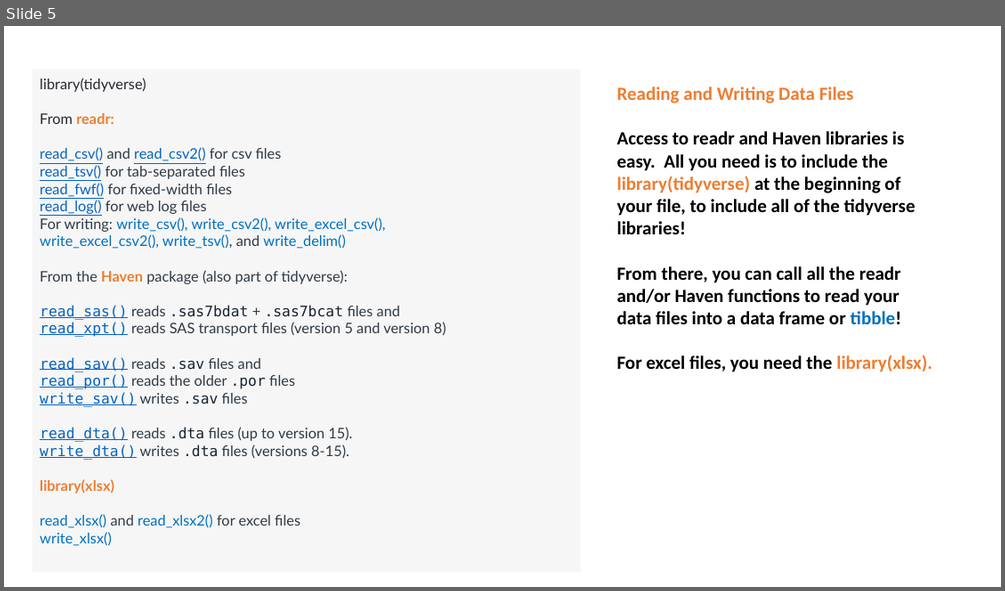
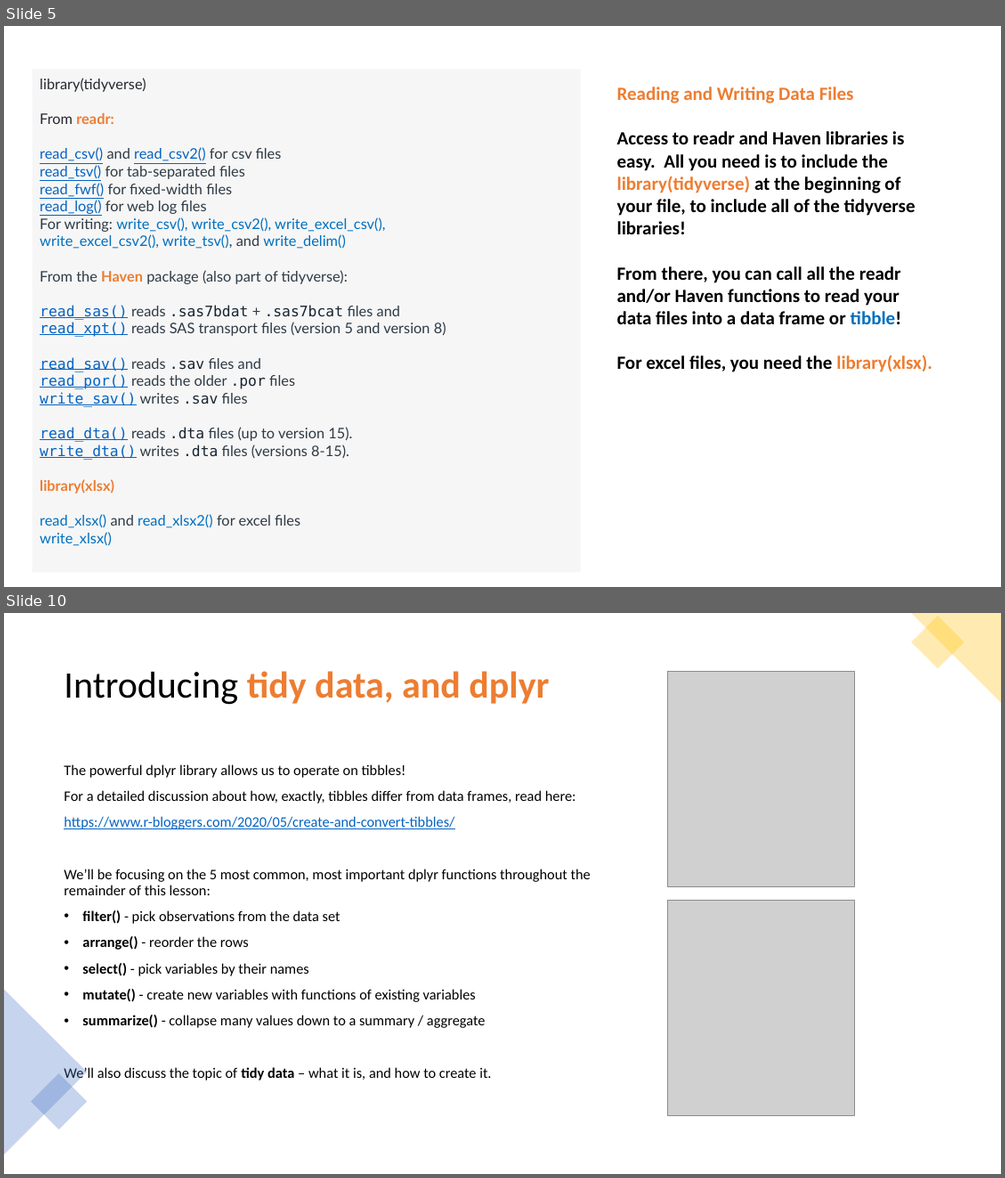
Before and after one commit to krashr-ds/R-cs-course, a slide deck: Lesson 6 - Reading and Wrangling Data with Tidyverse.pptx. Shown one above the other, each under a label of ours: slide 5 before the commit, slides 5 and 10 after it; the slides between them are not shown. The pictures are 1005x591 and 1005x1178 pixels, drawn with LibreOffice and Linux fonts; fonts in the diff are those of the drawing; grey boxes stand for pictures. Boxes give left, top, right and bottom in pixels: in the first picture for what was removed or moved away, otherwise in the second. Text is boxed around its words. In the diff, an @@ line names an element or a change of style, - is before the commit and + after.

Commit message:
Lesson 6 and code bank update
Adding Lesson 6 on dplyr and updating notebooks from prior lessons

```diff
--- a/Lesson 6 - Reading and Wrangling Data with Tidyverse.pptx
+++ b/Lesson 6 - Reading and Wrangling Data with Tidyverse.pptx
@@ slide 10 added at (x1=4, y1=613, x2=1001, y2=1174), background #FFFFFF @@
@@ triangle added at (x1=911, y1=613, x2=1001, y2=703), fill #FFC000 at 30% opacity @@
@@ rectangle added at (x1=912, y1=616, x2=964, y2=668), fill #FFC000 at 30% opacity @@
@@ title added at (x1=64, y1=671, x2=549, y2=705), 36 pt, text #ED7D31, bold @@
+Introducing tidy data, and dplyr
@@ picture added at (x1=668, y1=672, x2=855, y2=887) @@
@@ text added at (x1=64, y1=764, x2=591, y2=1082), 14 pt, text #000000 @@
+The powerful dplyr library allows us to operate on tibbles!
+For a detailed discussion about how, exactly, tibbles differ from data frames, read here:
+https://www.r-bloggers.com/2020/05/create-and-convert-tibbles/
+We’ll be focusing on the 5 most common, most important dplyr functions throughout the remainder of this lesson:
+• filter() - pick observations from the data set
+• arrange() - reorder the rows
+• select() - pick variables by their names
+• mutate() - create new variables with functions of existing variables
+• summarize() - collapse many values down to a summary / aggregate
+We’ll also discuss the topic of tidy data – what it is, and how to create it.
@@ picture added at (x1=668, y1=900, x2=855, y2=1116) @@
@@ triangle added at (x1=4, y1=989, x2=87, y2=1154), fill #4472C4 at 30% opacity @@
@@ rectangle added at (x1=31, y1=1073, x2=87, y2=1129), fill #4472C4 at 30% opacity @@
```
Also in this commit, not shown: 6 slides changed, 19 other slides added, 19 slides removed, 49 other files.
